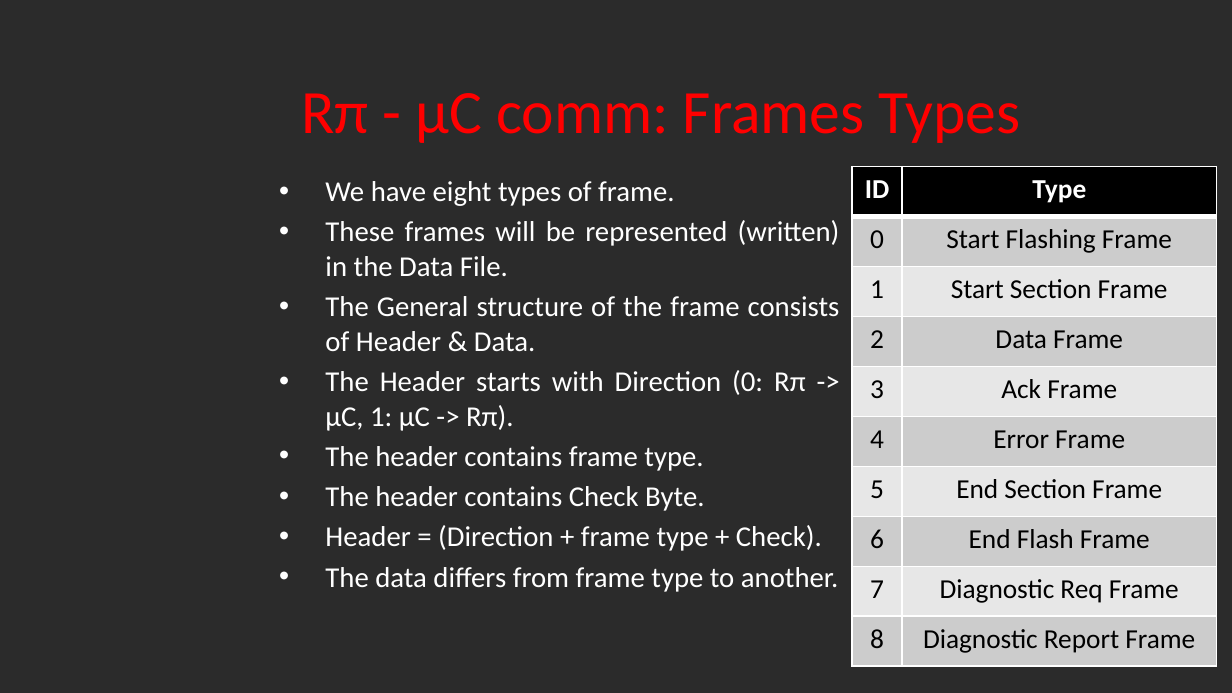
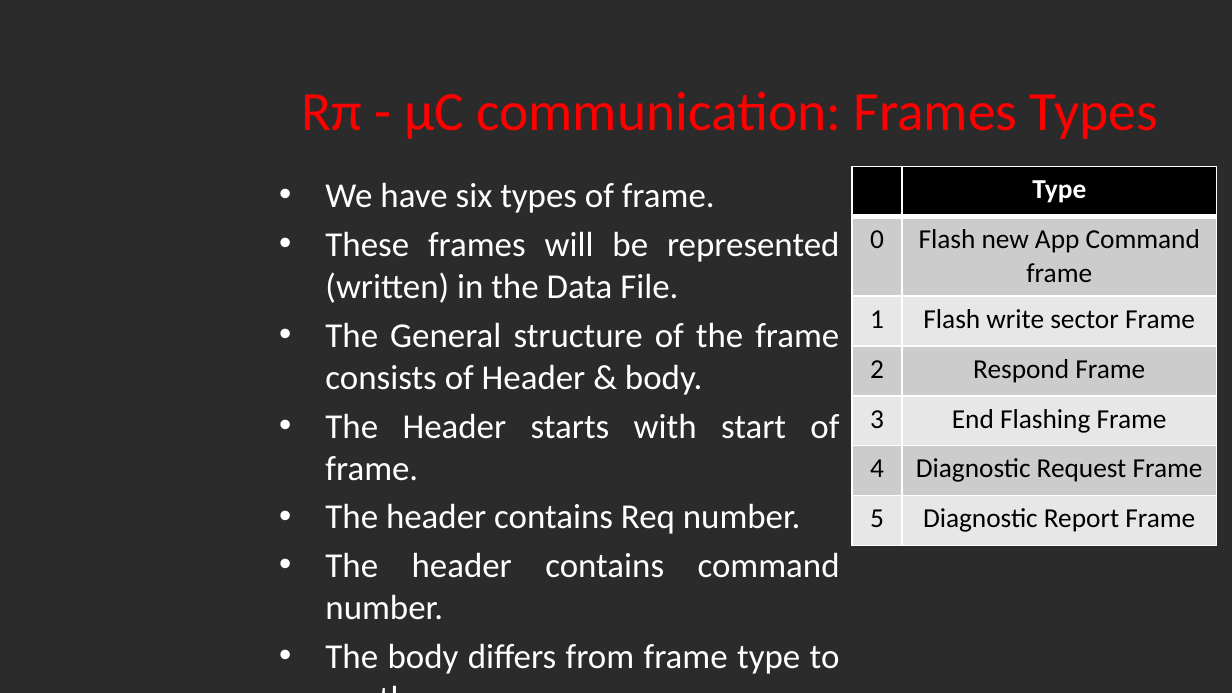
Before and after one commit to Marcelle-Samir/Firmware_Over_The_Air, a slide deck: slide 15 of Project proposal.pptx (slide 16 before the commit). Drawn at 1232x693 pixels with LibreOffice and Linux fonts; fonts in the diff are those of the drawing; background and template pictures are left out; a plain dark background stands for a picture behind light text. Boxes give left, top, right and bottom in pixels: in the first picture for what was removed or moved away, otherwise in the second. Text is boxed around its words. In the diff, an @@ line names an element or a change of style, - is before the commit and + after.

```diff
--- a/Project proposal.pptx
+++ b/Project proposal.pptx
@@ title at [301, 91, 1158, 139]: text changed; size 36 to 32.4 pt @@
-Rπ - µC comm: Frames Types
+Rπ - µC communication: Frames Types
@@ table at [853, 166, 1217, 545] @@
-row 1: ID | Type
-row 2: 0 | Start Flashing Frame
-row 3: 1 | Start Section Frame
-row 4: 2 | Data Frame
-row 5: 3 | Ack Frame
-row 6: 4 | Error Frame
-row 7: 5 | End Section Frame
-row 8: 6 | End Flash Frame
-row 9: 7 | Diagnostic Req Frame
-row 10: 8 | Diagnostic Report Frame
+row 1:  | Type
+row 2: 0 | Flash new App Command frame
+row 3: 1 | Flash write sector Frame
+row 4: 2 | Respond Frame
+row 5: 3 | End Flashing Frame
+row 6: 4 | Diagnostic Request Frame
+row 7: 5 | Diagnostic Report Frame
@@ text at [325, 182, 715, 213]: text changed; size 16.8 to 20.4 pt @@
-• We have eight types of frame.
+• We have six types of frame.
@@ text at [325, 231, 840, 303]: size 16.8 to 20.4 pt in "These frames will be represented (written) in ..." @@
@@ text at [325, 322, 840, 674]: text changed; size 16.8 to 20.4 pt @@
-• The General structure of the frame consists of Header & Data.
-• The Header starts with Direction (0: Rπ -> µC, 1: µC -> Rπ).
-• The header contains frame type.
-• The header contains Check Byte.
-• Header = (Direction + frame type + Check).
-• The data differs from frame type to another.
+• The General structure of the frame consists of Header & body.
+• The Header starts with start of frame.
+• The header contains Req number.
+• The header contains command number.
+• The body differs from frame type to another.
```
Also in this commit, not shown: 16 other slides changed, 1 slide added, 3 slides removed.
